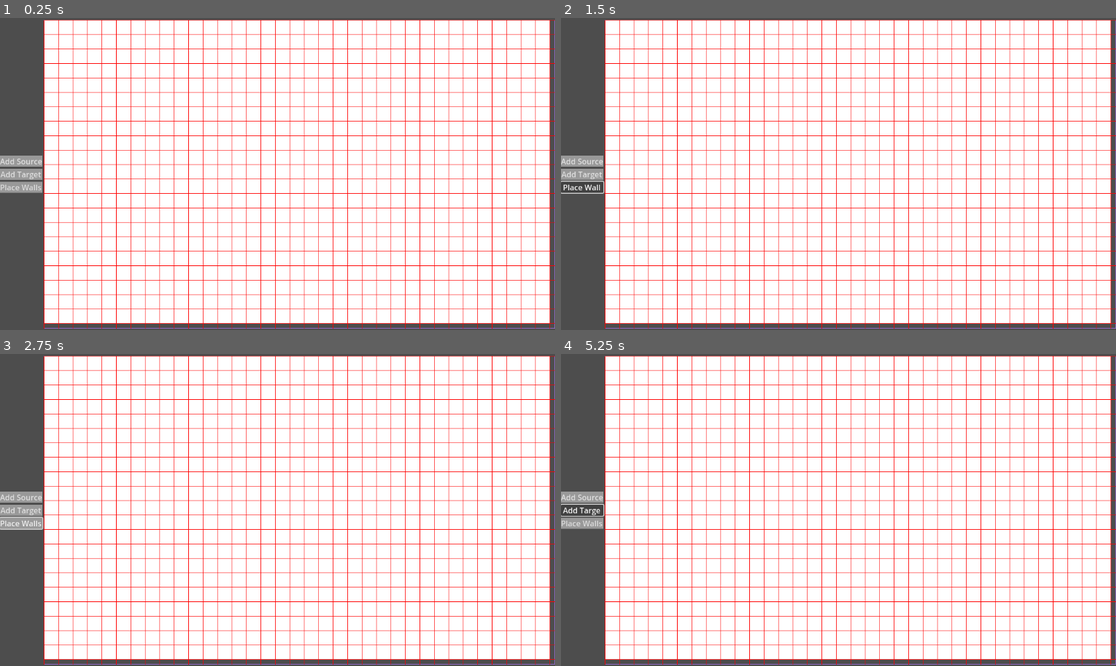
Above: before the commit, frames 1-4 (two rows, left to right).
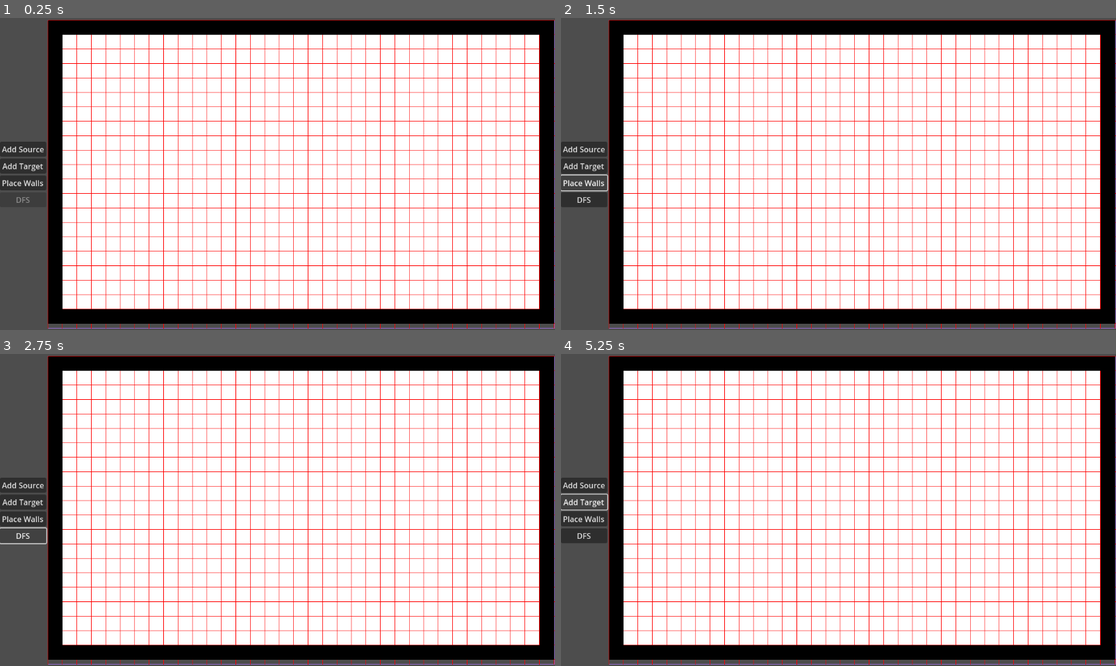
Above: after the commit, the same moments.

Repository: 702BH/GameAIProjects
Game: Godot game, scene res://ProgrammingGameAIByExample/Graphs/dfs_grid_vis.tscn
Same seed, same stepped clock (60 frames per second), same inputs: the game is played once before the commit and once after it. The project has no main scene, so this scene is started directly.
Inputs (mouse positions are in pixels of both pictures, inside the frame that each line leads up to):
- Up to frame 1 (0.25 s): no input
- Up to frame 2 (1.5 s): click "Place Walls" at 0.5 s; click "Place Walls" at 1.25 s
- Up to frame 3 (2.75 s): click (22, 534) at 2 s, where only the run after the commit has a clickable "DFS"
- Up to frame 4 (5.25 s): click "Add Source" at 2.75 s; click "Add Source" at 3.5 s; click "Add Target" at 4.25 s; click "Add Target" at 5 s

The runs differ from the first frame. In frame 1, 25% of the frame differs, in the area x 0-100%, y 0-100%; in frame 2, 25%; in frame 3, 25%; in frame 4, 25%.
Error after the commit: Invalid assignment of property or key 'paths' with value of type 'Array' on a base object of type 'ReferenceRect (grid.gd)'. (res://ProgrammingGameAIByExample/…

Commit message:
added functionality for updating the graph and world grid when adding walls

Diff:
--- a/aiforgamesprojects/ProgrammingGameAIByExample/Graphs/SparseGraph.gd
+++ b/aiforgamesprojects/ProgrammingGameAIByExample/Graphs/SparseGraph.gd
@@ -67,13 +67,28 @@
 		print(result[i].vertex_text())
 	return result
 
+func depth_first_search_source(source:int, target:int) -> Array[GraphVertex]:
+	var is_visited : Array[bool] = []
+	is_visited.resize(nodes.size())
+	var path : Array[GraphVertex] = []
+	if _dfs(is_visited, nodes[source], path, target):
+		print("found")
+		for i in range(path.size()):
+			print(path[i].vertex_text())
+		return path
+	print("failed")
+	return []
 
-func _dfs(isVisited: Array[bool], node : GraphVertex, result: Array[GraphVertex], target:int) -> void:
-	result.append(node)
+
+func _dfs(isVisited: Array[bool], node : GraphVertex, path: Array[GraphVertex], target:int) -> bool:
+	path.append(node)
 	isVisited[node.id] = true
 	if node.id == target:
-		return
+		return true
 	var node_edges = edges[node.id]
 	for edge:GraphEdge in node_edges:
 		if !isVisited[edge.to]:
-			_dfs(isVisited, nodes[edge.to], result, target)
+			if _dfs(isVisited, nodes[edge.to], path, target):
+				return true
+	path.pop_back()
+	return false
--- a/aiforgamesprojects/ProgrammingGameAIByExample/Graphs/dfs_grid_vis.gd
+++ b/aiforgamesprojects/ProgrammingGameAIByExample/Graphs/dfs_grid_vis.gd
@@ -1,19 +1,82 @@
 extends Node2D
 
-var placing := false
+
 
 
 @onready var source_button := $Control/HBoxContainer/Buttons/Source
 @onready var target_button := $Control/HBoxContainer/Buttons/Target
 @onready var walls_button := $Control/HBoxContainer/Buttons/Walls
 @onready var buttons_container := $Control/HBoxContainer/Buttons
-@onready var grid := $Control/HBoxContainer/Grid
+@onready var grid: ReferenceRect= $Control/HBoxContainer/Grid
+@onready var dfs_button := $Control/HBoxContainer/Buttons/dfs
+
+var graph: SparseGraph
+var resolution := 30.0
+var rows :=0
+var columns := 0
+var grid_world = []
+var grid_size := Vector2.ZERO
+var placing := false
+var can_change := true
+
+var source_node = null
+var target_node = null
+
+var dfs_path = []
 
 
 func _ready() -> void:
+	graph = SparseGraph.new(false)
 	grid.source_placed.connect(on_source_placed.bind())
 	grid.target_placed.connect(on_target_placed.bind())
+	if can_change:
+		can_change = false
+		grid_size = grid.custom_minimum_size
+		rows = int(grid_size.y / resolution)
+		columns = int(grid_size.x / resolution)
+		grid_world.resize(rows)
+		for i in range(rows):
+			grid_world[i] = []
+			for j in range(columns):
+				graph.add_vertex()
+				grid_world[i].append(graph.nodes[i * columns + j])
+		for i in range(rows):
+			for j in range(columns):
+				var node = grid_world[i][j]
+				if i == 0 or i == rows-1 or j== 0 or j==columns-1:
+					graph.remove_vertex(node.id)
+					grid_world[i][j] = null
+					grid.walls.append(Vector2(i,j))
+					continue
+				#else, we need to add the edges
+				#top left
+				for k in range(-1, 2):
+					for l in range(-1, 2):
+						var neighbor = grid_world[i+k][j+l]
+						if neighbor == null:
+							continue
+						graph.add_edge(node.id, neighbor.id, 0.0)
+	#print(grid_world)
+	#print(graph.edges)
+	grid.graph = graph
 
+
+func _process(delta: float) -> void:
+	if grid.walls.is_empty():
+		pass
+	for wall in grid.walls:
+		var node = grid_world[wall.x][wall.y]
+		if node == null:
+			continue
+		graph.remove_vertex(node.id)
+		grid_world[wall.x][wall.y] = null
+		#print(node.id)
+
+
+func _input(event: InputEvent) -> void:
+	if event.is_action_pressed("debug"):#
+		print(grid.walls.size())
+		#print(graph.nodes)dd
 
 func _on_source_toggled(toggled_on: bool) -> void:
 	placing = toggled_on
@@ -42,10 +105,28 @@
 	print("placed")
 	source_button.button_pressed = false
 	placing = false
+	var loc = grid.source_location
+	var node = grid_world[loc.y][loc.x]
+	if node == null:
+		return
+	source_node = node
+	print(source_node)
+	if source_node != null and target_node != null:
+		dfs_button.disabled = false
+	else:
+		dfs_button.disabled = true
 
 func on_target_placed() -> void:
 	target_button.button_pressed = false
 	placing = false
+	var loc = grid.target_location
+	var node = grid_world[loc.y][loc.x]
+	if node == null:
+		return
+	target_node = node
+	print(target_node)
+	if source_node != null and target_node != null:
+		dfs_button.disabled = false
 
 func _on_target_toggled(toggled_on: bool) -> void:
 	placing = toggled_on
@@ -58,8 +139,16 @@
 
 func _on_walls_toggled(toggled_on: bool) -> void:
 	placing= toggled_on
+	grid.placing_walls = toggled_on
 	if toggled_on:
 		disable_other_buttons(walls_button)
-		grid.placing_walls = toggled_on
+
 	else:
 		enable_buttons()
+
+
+func _on_dfs_pressed() -> void:
+	grid.paths = []
+	dfs_path = graph.depth_first_search_source(source_node.id, target_node.id)
+	for node in dfs_path:
+		pass
--- a/aiforgamesprojects/ProgrammingGameAIByExample/Graphs/dfs_grid_vis.tscn
+++ b/aiforgamesprojects/ProgrammingGameAIByExample/Graphs/dfs_grid_vis.tscn
@@ -1,22 +1,7 @@
-[gd_scene load_steps=9 format=3 uid="uid://cifsyqlghfphh"]
+[gd_scene load_steps=3 format=3 uid="uid://cifsyqlghfphh"]
 
 [ext_resource type="Script" uid="uid://bey4x6mqnv3as" path="res://ProgrammingGameAIByExample/Graphs/dfs_grid_vis.gd" id="1_75a5e"]
 [ext_resource type="Script" uid="uid://cxpx5smgrvdqq" path="res://ProgrammingGameAIByExample/Graphs/grid.gd" id="2_weqn8"]
-
-[sub_resource type="StyleBoxFlat" id="StyleBoxFlat_weqn8"]
-bg_color = Color(0.892787, 0.45323, 0.37779, 1)
-
-[sub_resource type="StyleBoxFlat" id="StyleBoxFlat_me184"]
-
-[sub_resource type="StyleBoxFlat" id="StyleBoxFlat_55x87"]
-bg_color = Color(0.6, 0, 0, 1)
-
-[sub_resource type="StyleBoxFlat" id="StyleBoxFlat_fcdx7"]
-
-[sub_resource type="StyleBoxFlat" id="StyleBoxFlat_5oawj"]
-bg_color = Color(0, 0, 0, 1)
-
-[sub_resource type="StyleBoxFlat" id="StyleBoxFlat_so6rh"]
 
 [node name="DfsGridVis" type="Node2D"]
 script = ExtResource("1_75a5e")
@@ -38,36 +23,37 @@
 
 [node name="Buttons" type="VBoxContainer" parent="Control/HBoxContainer"]
 layout_mode = 2
-size_flags_vertical = 4
+size_flags_horizontal = 4
+size_flags_stretch_ratio = 0.0
+alignment = 1
 
 [node name="Source" type="Button" parent="Control/HBoxContainer/Buttons"]
+custom_minimum_size = Vector2(0, 23)
 layout_mode = 2
-theme_override_colors/icon_hover_pressed_color = Color(0.262932, 0.262932, 0.262932, 1)
-theme_override_colors/icon_pressed_color = Color(1.92523e-07, 0, 0.627454, 1)
-theme_override_styles/pressed = SubResource("StyleBoxFlat_weqn8")
-theme_override_styles/normal = SubResource("StyleBoxFlat_me184")
+size_flags_horizontal = 4
+size_flags_vertical = 4
+size_flags_stretch_ratio = 0.0
 toggle_mode = true
 text = "Add Source"
 
 [node name="Target" type="Button" parent="Control/HBoxContainer/Buttons"]
 layout_mode = 2
-theme_override_colors/icon_hover_pressed_color = Color(0.262745, 0.262745, 0.262745, 1)
-theme_override_styles/pressed = SubResource("StyleBoxFlat_55x87")
-theme_override_styles/normal = SubResource("StyleBoxFlat_fcdx7")
 toggle_mode = true
 text = "Add Target"
 
 [node name="Walls" type="Button" parent="Control/HBoxContainer/Buttons"]
 layout_mode = 2
-theme_override_colors/icon_hover_pressed_color = Color(0.262745, 0.262745, 0.262745, 1)
-theme_override_styles/pressed = SubResource("StyleBoxFlat_5oawj")
-theme_override_styles/normal = SubResource("StyleBoxFlat_so6rh")
 toggle_mode = true
 text = "Place Walls"
 
+[node name="dfs" type="Button" parent="Control/HBoxContainer/Buttons"]
+layout_mode = 2
+disabled = true
+text = "DFS"
+
 [node name="Grid" type="ReferenceRect" parent="Control/HBoxContainer"]
+custom_minimum_size = Vector2(1052, 640)
 layout_mode = 2
-size_flags_horizontal = 3
 mouse_default_cursor_shape = 2
 border_color = Color(0.600011, 0.433377, 0.843736, 1)
 editor_only = false
@@ -76,6 +62,7 @@
 [connection signal="toggled" from="Control/HBoxContainer/Buttons/Source" to="." method="_on_source_toggled"]
 [connection signal="toggled" from="Control/HBoxContainer/Buttons/Target" to="." method="_on_target_toggled"]
 [connection signal="toggled" from="Control/HBoxContainer/Buttons/Walls" to="." method="_on_walls_toggled"]
+[connection signal="pressed" from="Control/HBoxContainer/Buttons/dfs" to="." method="_on_dfs_pressed"]
 [connection signal="mouse_entered" from="Control/HBoxContainer/Grid" to="Control/HBoxContainer/Grid" method="_on_mouse_entered"]
 [connection signal="mouse_exited" from="Control/HBoxContainer/Grid" to="Control/HBoxContainer/Grid" method="_on_mouse_exited"]
 [connection signal="resized" from="Control/HBoxContainer/Grid" to="Control/HBoxContainer/Grid" method="_on_resized"]
--- a/aiforgamesprojects/ProgrammingGameAIByExample/Graphs/grid.gd
+++ b/aiforgamesprojects/ProgrammingGameAIByExample/Graphs/grid.gd
@@ -22,6 +22,9 @@
 var target_location := Vector2.ZERO
 
 var walls: Array[Vector2] = []
+var paths: Array[Vector2] = []
+
+var graph: SparseGraph
 
 
 func _process(delta: float) -> void:
@@ -30,10 +33,9 @@
 		return
 	if placing_walls and Input.is_action_pressed("place"):
 		var wall_location = position_to_grid(get_local_mouse_position())
+		wall_location = Vector2(wall_location.y, wall_location.x)
 		if !walls.has(wall_location):
 			walls.append(wall_location)
-	if placing_walls and Input.is_action_just_released("place"):
-			print(walls)
 
 func _input(event: InputEvent) -> void:
 	if event.is_action_pressed("place"):
@@ -53,6 +55,7 @@
 
 
 func _on_resized() -> void:
+	print("resised")
 	grid_size = size
 	rows = int(grid_size.y / resolution)
 	columns = int(grid_size.x / resolution)
@@ -64,6 +67,16 @@
 			var color = Color(1,1,1)
 			draw_rect(Rect2(col * resolution, row * resolution, resolution, resolution), color)
 
+	# draw rows?
+	for i in range(rows + 1):
+		var y = i * resolution
+		draw_line(Vector2(0, y), Vector2(grid_size.x, y), Color.RED, 1.0)
+
+	for c in range(columns + 1):
+		var x = c * resolution
+		draw_line(Vector2(x, 0), Vector2(x, grid_size.y), Color.RED, 1.0)
+
+
 	if source_location != Vector2.ZERO:
 		draw_rect(Rect2(source_location.x * resolution, source_location.y * resolution, resolution, resolution), Color8(228,116,96))
 
@@ -71,7 +84,9 @@
 		draw_rect(Rect2(target_location.x * resolution, target_location.y * resolution, resolution, resolution), Color8(153,0,0))
 
 	for wall in walls:
-		draw_rect(Rect2(wall.x * resolution, wall.y * resolution, resolution, resolution), Color.BLACK)
+		var draw_x = wall.y * resolution
+		var draw_y = wall.x * resolution
+		draw_rect(Rect2(draw_x, draw_y, resolution, resolution), Color.BLACK)
 
 	if mouse_in:
 		var mouse_position:= get_local_mouse_position()
@@ -90,14 +105,7 @@
 			draw_rect(Rect2(mouse_grid.x * resolution, mouse_grid.y * resolution, resolution, resolution), color)
 
 
-	# draw rows?
-	for i in range(rows + 1):
-		var y = i * resolution
-		draw_line(Vector2(0, y), Vector2(grid_size.x, y), Color.RED, 1.0)
 
-	for c in range(columns + 1):
-		var x = c * resolution
-		draw_line(Vector2(x, 0), Vector2(x, grid_size.y), Color.RED, 1.0)
 
 
 
--- a/aiforgamesprojects/project.godot
+++ b/aiforgamesprojects/project.godot
@@ -21,3 +21,8 @@
 "events": [Object(InputEventMouseButton,"resource_local_to_scene":false,"resource_name":"","device":-1,"window_id":0,"a …(256 unchanged characters)…
 ]
 }
+debug={
+"deadzone": 0.2,
+"events": [Object(InputEventKey,"resource_local_to_scene":false,"resource_name":"","device":-1,"window_id":0,"alt_pressed":false,"shift_pressed":false,"ctrl_pressed":false,"meta_pressed":false,"pressed":false,"keycode":0,"physical_keycode":68,"key_label":0,"unicode":100,"location":0,"echo":false,"script":null)
+]
+}
